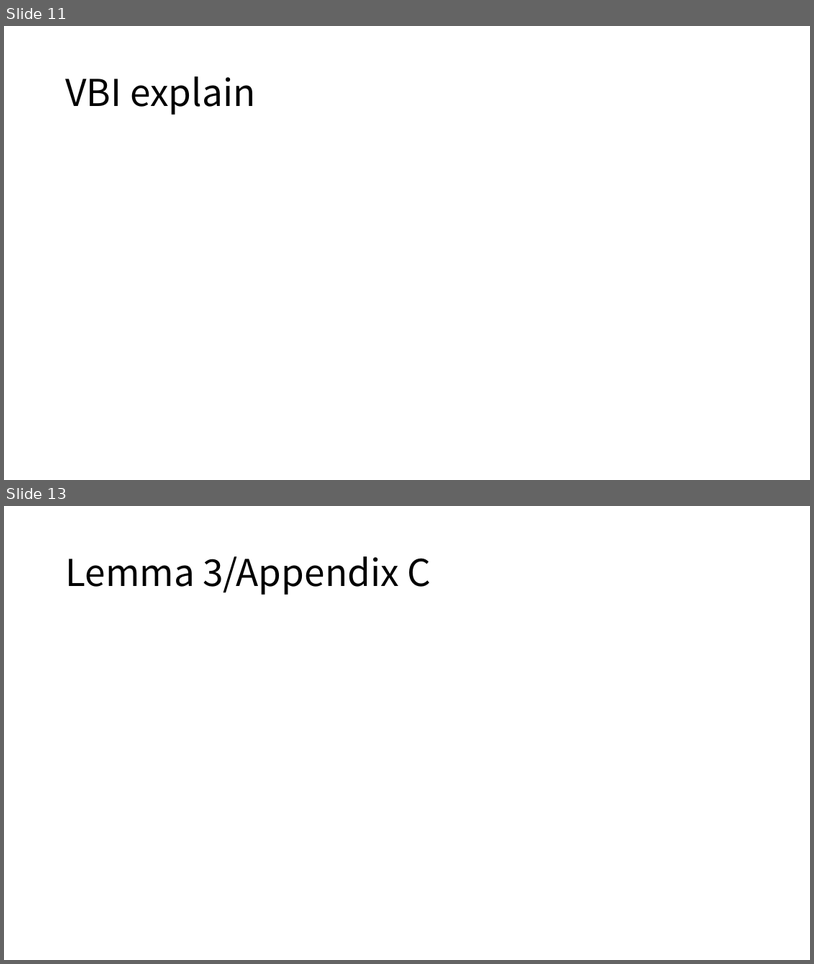
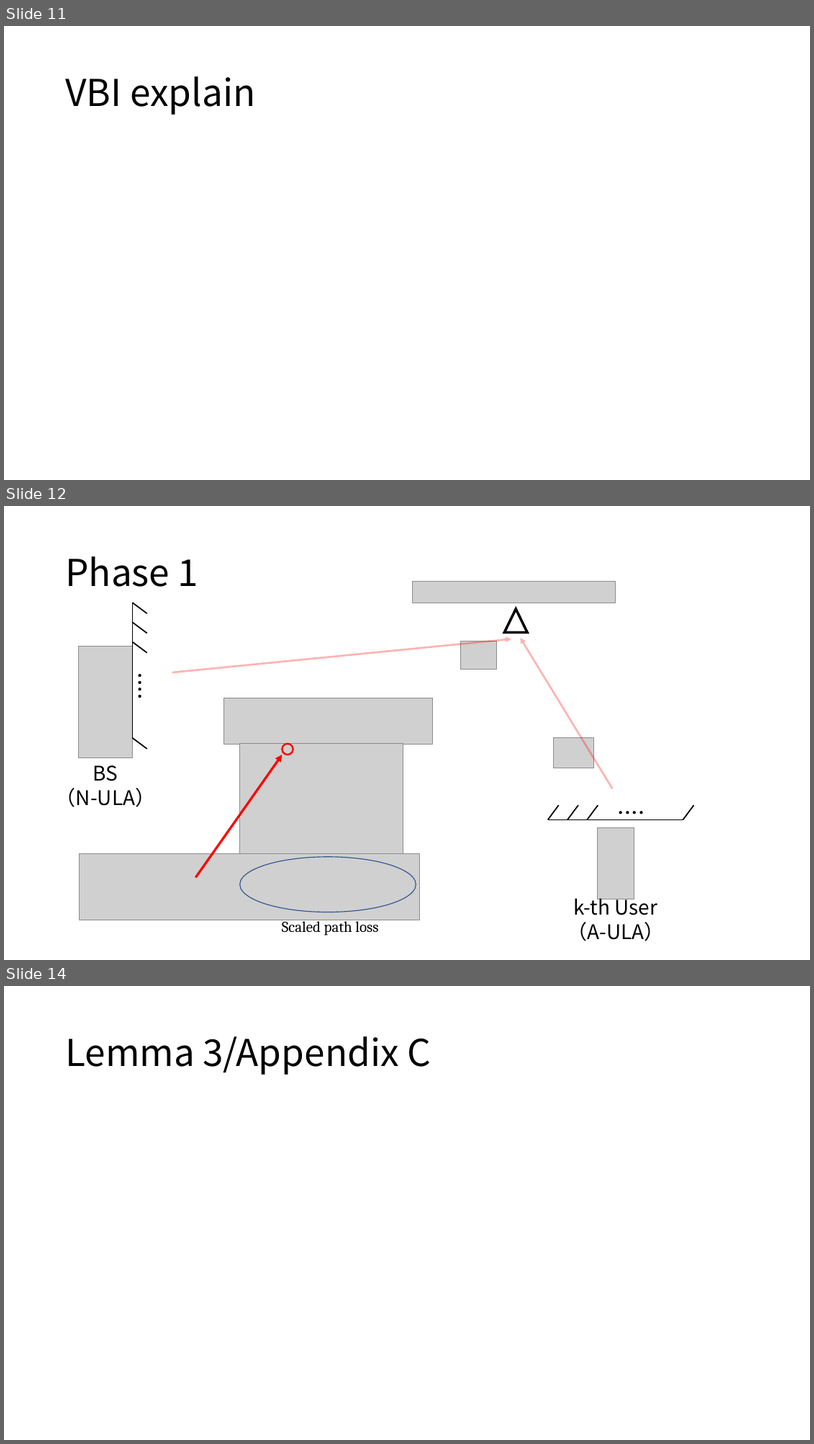
Before and after one commit to Brook1711/RIS-Angular-Domain, a slide deck: doc/RIS-angular-domain组会汇报.pptx. Shown one above the other, each under a label of ours: slides 11 and 13 before the commit, slides 11, 12 and 14 after it; the slides between them are not shown. The pictures are 814x964 and 814x1444 pixels, drawn with LibreOffice and Linux fonts; fonts in the diff are those of the drawing; grey boxes stand for pictures. Boxes give left, top, right and bottom in pixels: in the first picture for what was removed or moved away, otherwise in the second. Text is boxed around its words. In the diff, an @@ line names an element or a change of style, - is before the commit and + after.

```diff
--- a/doc/RIS-angular-domain组会汇报.pptx
+++ b/doc/RIS-angular-domain组会汇报.pptx
@@ slide 12 added at [4, 506, 810, 960], background #FFFFFF @@
@@ title added at [65, 556, 198, 587], 44 pt, text #000000 @@
+Phase 1
@@ picture added at [413, 582, 616, 602] @@
@@ triangle added at [505, 609, 528, 633], outline #000000 3 pt @@
@@ picture added at [79, 646, 133, 758] @@
@@ arrow added from (172, 672) to (512, 639), #FF0000 2.25 pt @@
@@ picture added at [460, 641, 497, 669] @@
@@ arrow added from (613, 788) to (521, 638), #FF0000 2.25 pt @@
@@ picture added at [224, 698, 433, 744] @@
@@ group added at [132, 602, 147, 749]: 5 lines, 4 ellipses @@
@@ picture added at [240, 743, 404, 854] @@
@@ picture added at [554, 738, 594, 768] @@
@@ arrow added from (196, 878) to (282, 754), #FF0000 2.75 pt @@
@@ ellipse added at [282, 744, 293, 754], outline #FF0000 2 pt @@
@@ text added at [56, 765, 155, 807], 24 pt, text #000000 @@
+BS
+（N-ULA）
@@ group added at [548, 805, 694, 819]: 5 lines, 4 ellipses @@
@@ picture added at [597, 827, 634, 898] @@
@@ picture added at [79, 853, 420, 920] @@
@@ ellipse added at [240, 857, 416, 912], outline #325491 1 pt @@
@@ text added at [567, 894, 664, 941], 24 pt, text #000000 @@
+k-th User
+（A-ULA）
@@ text added at [282, 918, 378, 935], 18 pt, text #000000 @@
+Scaled path loss
@@ what was slide 13 is now slide 14 @@
```
Also in this commit, not shown: 2 other slides added, 2 slides removed, 1 other file.
